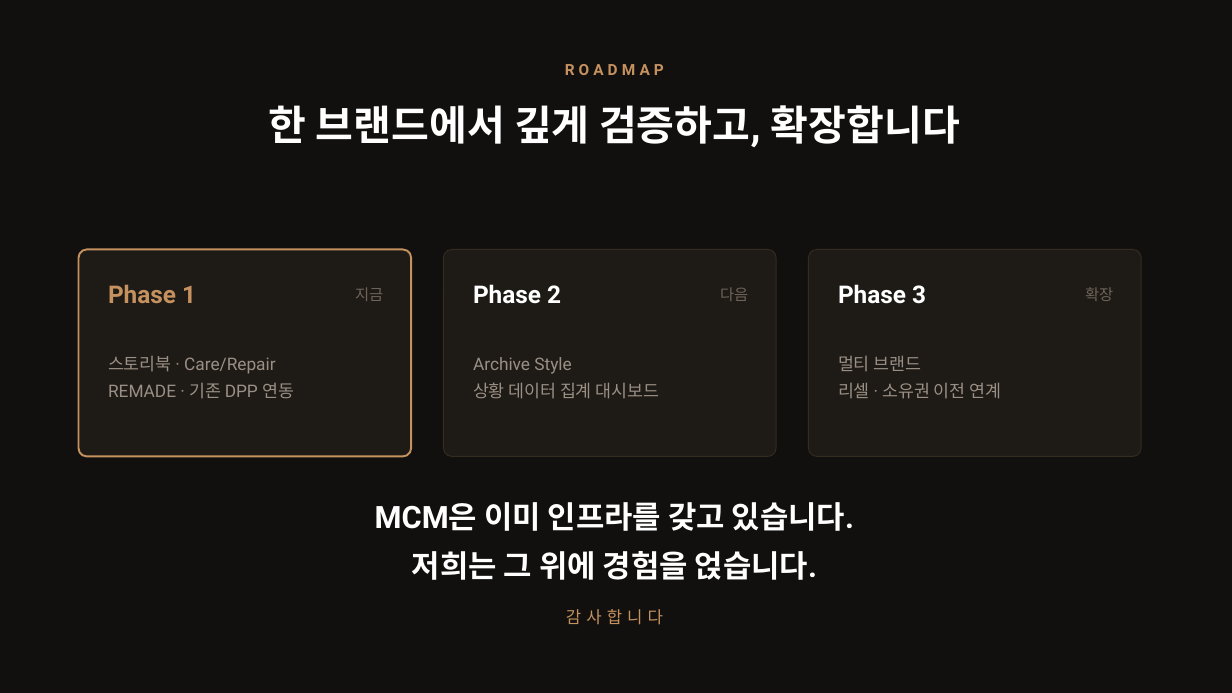
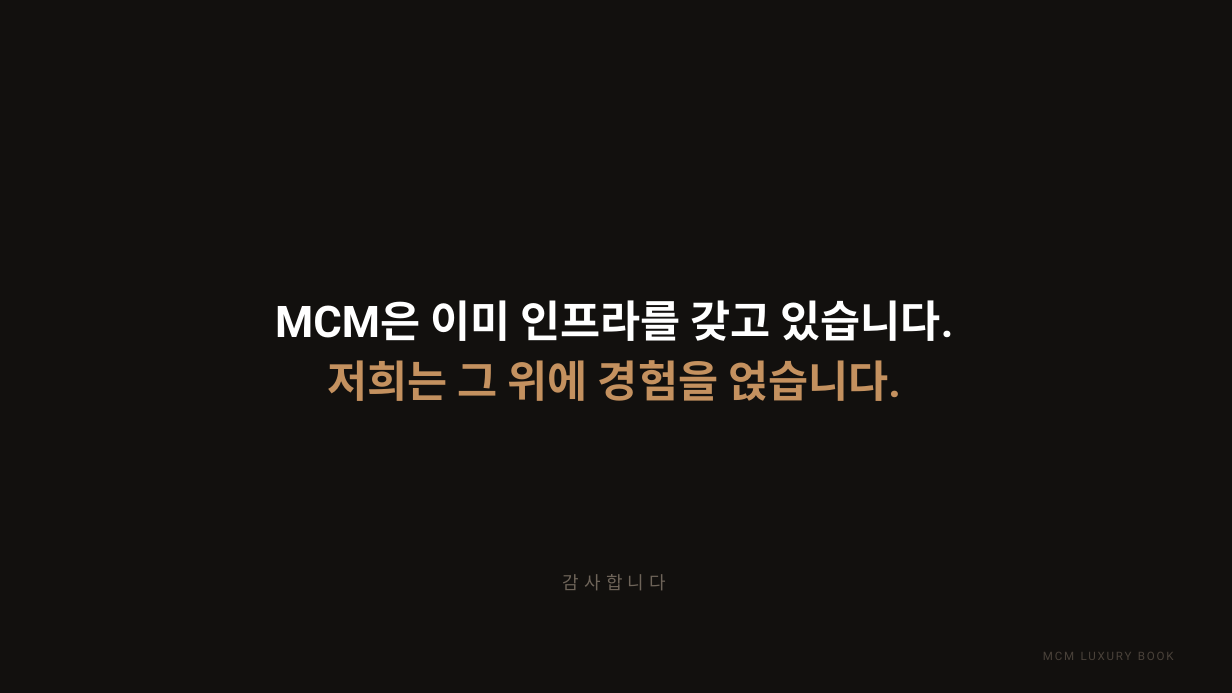
Before and after one commit to elominatedCloud/likeGonzi, a slide deck: slide 32 of docs/ir/MCM_Luxury_Book_IR.pptx (slide 22 before the commit). Drawn at 1232x693 pixels with LibreOffice and Linux fonts; fonts in the diff are those of the drawing; background and template pictures are left out. Boxes give left, top, right and bottom in pixels: in the first picture for what was removed or moved away, otherwise in the second. Text is boxed around its words. In the diff, an @@ line names an element or a change of style, - is before the commit and + after.

```diff
--- a/docs/ir/MCM_Luxury_Book_IR.pptx
+++ b/docs/ir/MCM_Luxury_Book_IR.pptx
@@ text removed at [565, 64, 664, 75] @@
-ROADMAP
@@ text removed at [269, 105, 960, 147] @@
-한 브랜드에서 깊게 검증하고, 확장합니다
@@ text "MCM은 이미 인프라를 갖고 있습니다.": place and size @@
-text "MCM은 이미 인프라를 갖고 있습니다." at [375, 502, 854, 580]
+text "MCM은 이미 인프라를 갖고 있습니다." at [275, 300, 954, 401]
@@ text "MCM은 이미 인프라를 갖고 있습니다." at [275, 300, 954, 401]: size 24 to 34 pt; text colour #FFFFFF to #C4915F in "저희는 그 위에 경험을 얹습니다."; line spacing 38pt to 46.2pt @@
@@ rounded rectangle removed at [79, 250, 411, 457] @@
@@ rounded rectangle removed at [444, 250, 776, 457] @@
@@ rounded rectangle removed at [809, 250, 1141, 457] @@
@@ text removed at [108, 284, 196, 303] @@
-Phase 1
@@ text removed at [355, 287, 383, 301] @@
-지금
@@ text removed at [473, 284, 561, 304] @@
-Phase 2
@@ text removed at [720, 287, 748, 301] @@
-다음
@@ text removed at [838, 284, 926, 304] @@
-Phase 3
@@ text removed at [1085, 287, 1113, 301] @@
-확장
@@ text removed at [108, 356, 294, 398] @@
-스토리북 · Care/Repair
-REMADE · 기존 DPP 연동
@@ text removed at [473, 357, 659, 399] @@
-Archive Style
-상황 데이터 집계 대시보드
@@ text removed at [838, 356, 1001, 399] @@
-멀티 브랜드
-리셀 · 소유권 이전 연계
@@ text "감사합니다": place and size @@
-text "감사합니다" at [566, 609, 663, 625]
+text "감사합니다" at [563, 574, 666, 590]
@@ text "감사합니다" at [563, 574, 666, 590]: size 13 to 14 pt, text colour #C4915F to #6E6459 @@
@@ text added at [1043, 652, 1174, 660], 9 pt, text #4A423A @@
+MCM LUXURY BOOK
```
Also in this commit, not shown: 20 other slides changed, 11 slides added, 1 slide removed, 3 other files.
